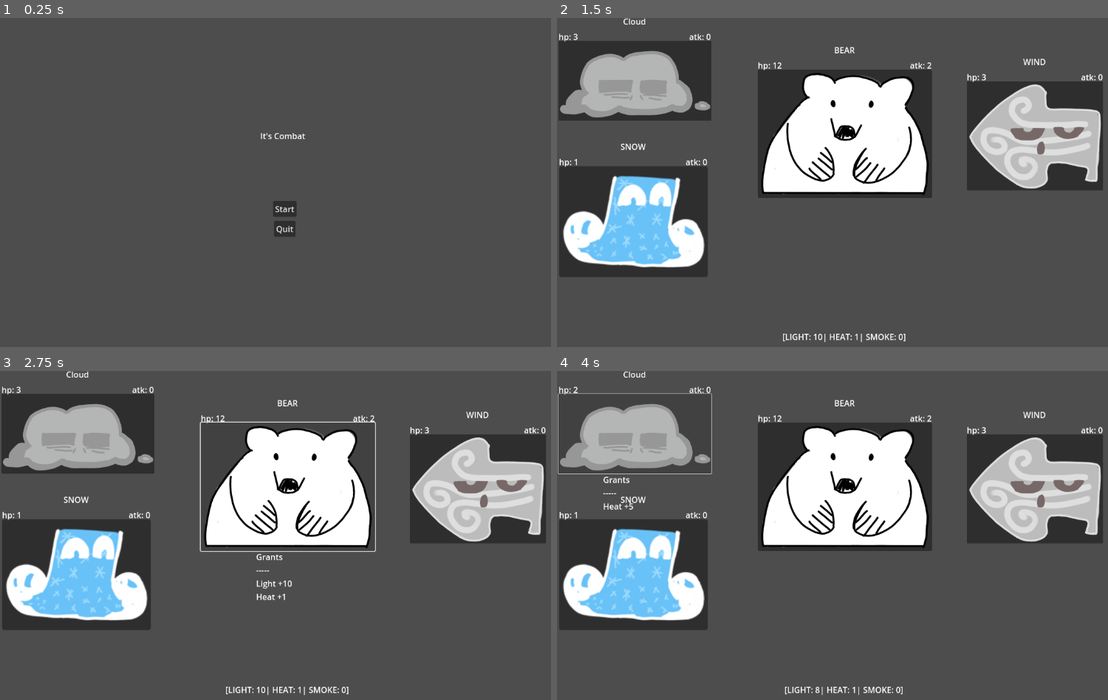
Above: before the commit, frames 1-4 (two rows, left to right).
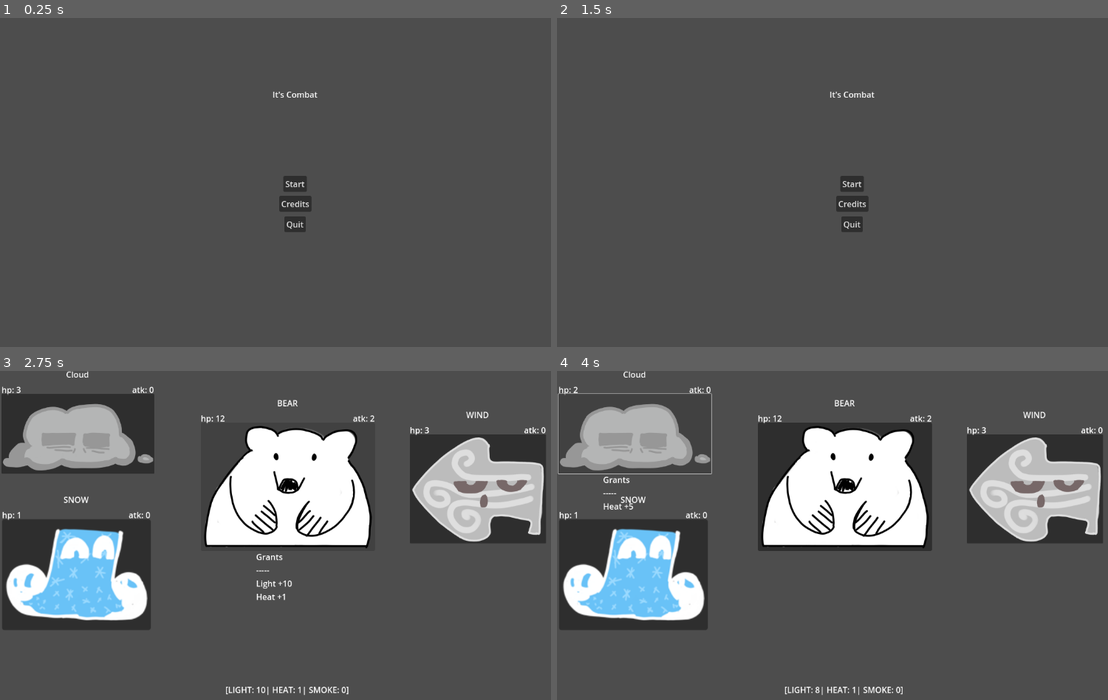
Above: after the commit, the same moments.

Repository: alex-mike-mark-again/godot-combat
Game: Godot game, scene res://main_menu.tscn
The game is run twice, just before and just after one commit, with the same random seed, the same clock (stepped at 60 frames per second) and the same inputs. The engine's default icon, where the game draws it, is replaced by a stand-in: a white triangle on a blue panel in a dark square.
Inputs (mouse positions are in pixels of both pictures, inside the frame that each line leads up to):
- Up to frame 1 (0.25 s): no input
- Up to frame 2 (1.5 s): click (854, 202) at 0.5 s, where only the run after the commit has a clickable "Credits"; click (854, 314) at 1.25 s, where only the run after the commit has a clickable "Back"
- Up to frame 3 (2.75 s): click (297, 535) at 2 s, where only the run after the commit has a clickable "Start"
- Up to frame 4 (4 s): click (634, 433) at 2.77 s; click (634, 433) at 3.52 s

The runs differ from the first frame. In frame 1, 0.9% of the frame differs, in the area x 47-58%, y 22-67%; in frame 2, 37%, in the area x 0-100%, y 0-99%; in frame 3, 0.4%; in frame 4, nothing differs.

Commit message:
Adds credits page.

Diff:
--- /dev/null
+++ b/credits.gd
@@ -0,0 +1,5 @@
+extends Control
+
+
+func _on_go_back_button_pressed():
+	get_tree().change_scene_to_file("res://main_menu.tscn") # Replace with function body.
--- /dev/null
+++ b/credits.tscn
@@ -0,0 +1,40 @@
+[gd_scene load_steps=2 format=3 uid="uid://mihebjmnr0l2"]
+
+[ext_resource type="Script" path="res://credits.gd" id="1_b1xxv"]
+
+[node name="Credits" type="Control"]
+layout_mode = 3
+anchors_preset = 15
+anchor_right = 1.0
+anchor_bottom = 1.0
+grow_horizontal = 2
+grow_vertical = 2
+script = ExtResource("1_b1xxv")
+
+[node name="Label" type="Label" parent="."]
+layout_mode = 1
+anchors_preset = 5
+anchor_left = 0.5
+anchor_right = 0.5
+offset_left = -180.5
+offset_right = 180.5
+offset_bottom = 26.0
+grow_horizontal = 2
+text = "SFX by Floraphonic. Sourced from pixabay.com"
+
+[node name="GoBackButton" type="Button" parent="."]
+layout_mode = 1
+anchors_preset = 7
+anchor_left = 0.5
+anchor_top = 1.0
+anchor_right = 0.5
+anchor_bottom = 1.0
+offset_left = -22.5
+offset_top = -85.0
+offset_right = 22.5
+offset_bottom = -54.0
+grow_horizontal = 2
+grow_vertical = 0
+text = "Back"
+
+[connection signal="pressed" from="GoBackButton" to="." method="_on_go_back_button_pressed"]
--- a/main_menu.gd
+++ b/main_menu.gd
@@ -5,3 +5,7 @@
 
 func _on_quit_button_pressed():
 	get_tree().quit()
+
+
+func _on_credits_button_pressed():
+	get_tree().change_scene_to_file("res://credits.tscn")
--- a/main_menu.tscn
+++ b/main_menu.tscn
@@ -11,29 +11,66 @@
 grow_vertical = 2
 script = ExtResource("1_yq8x0")
 
+[node name="Title" type="Label" parent="."]
+layout_mode = 1
+anchors_preset = 8
+anchor_left = 0.5
+anchor_top = 0.5
+anchor_right = 0.5
+anchor_bottom = 0.5
+offset_left = -44.0
+offset_top = -186.0
+offset_right = 44.0
+offset_bottom = -160.0
+grow_horizontal = 2
+grow_vertical = 2
+text = "It's Combat"
+
 [node name="StartButton" type="Button" parent="."]
-layout_mode = 0
-offset_left = 533.0
-offset_top = 358.0
-offset_right = 579.0
-offset_bottom = 389.0
+layout_mode = 1
+anchors_preset = 8
+anchor_left = 0.5
+anchor_top = 0.5
+anchor_right = 0.5
+anchor_bottom = 0.5
+offset_left = -23.0
+offset_top = -15.5
+offset_right = 23.0
+offset_bottom = 15.5
+grow_horizontal = 2
+grow_vertical = 2
 text = "Start"
 
+[node name="CreditsButton" type="Button" parent="."]
+layout_mode = 1
+anchors_preset = 8
+anchor_left = 0.5
+anchor_top = 0.5
+anchor_right = 0.5
+anchor_bottom = 0.5
+offset_left = -31.5
+offset_top = 24.0
+offset_right = 31.5
+offset_bottom = 55.0
+grow_horizontal = 2
+grow_vertical = 2
+text = "Credits"
+
 [node name="QuitButton" type="Button" parent="."]
-layout_mode = 0
-offset_left = 535.0
-offset_top = 397.0
-offset_right = 577.0
-offset_bottom = 428.0
+layout_mode = 1
+anchors_preset = 8
+anchor_left = 0.5
+anchor_top = 0.5
+anchor_right = 0.5
+anchor_bottom = 0.5
+offset_left = -21.0
+offset_top = 64.0
+offset_right = 21.0
+offset_bottom = 95.0
+grow_horizontal = 2
+grow_vertical = 2
 text = "Quit"
 
-[node name="Label" type="Label" parent="."]
-layout_mode = 0
-offset_left = 508.0
-offset_top = 219.0
-offset_right = 596.0
-offset_bottom = 245.0
-text = "It's Combat"
-
 [connection signal="pressed" from="StartButton" to="." method="_on_start_button_pressed"]
+[connection signal="pressed" from="CreditsButton" to="." method="_on_credits_button_pressed"]
 [connection signal="pressed" from="QuitButton" to="." method="_on_quit_button_pressed"]
